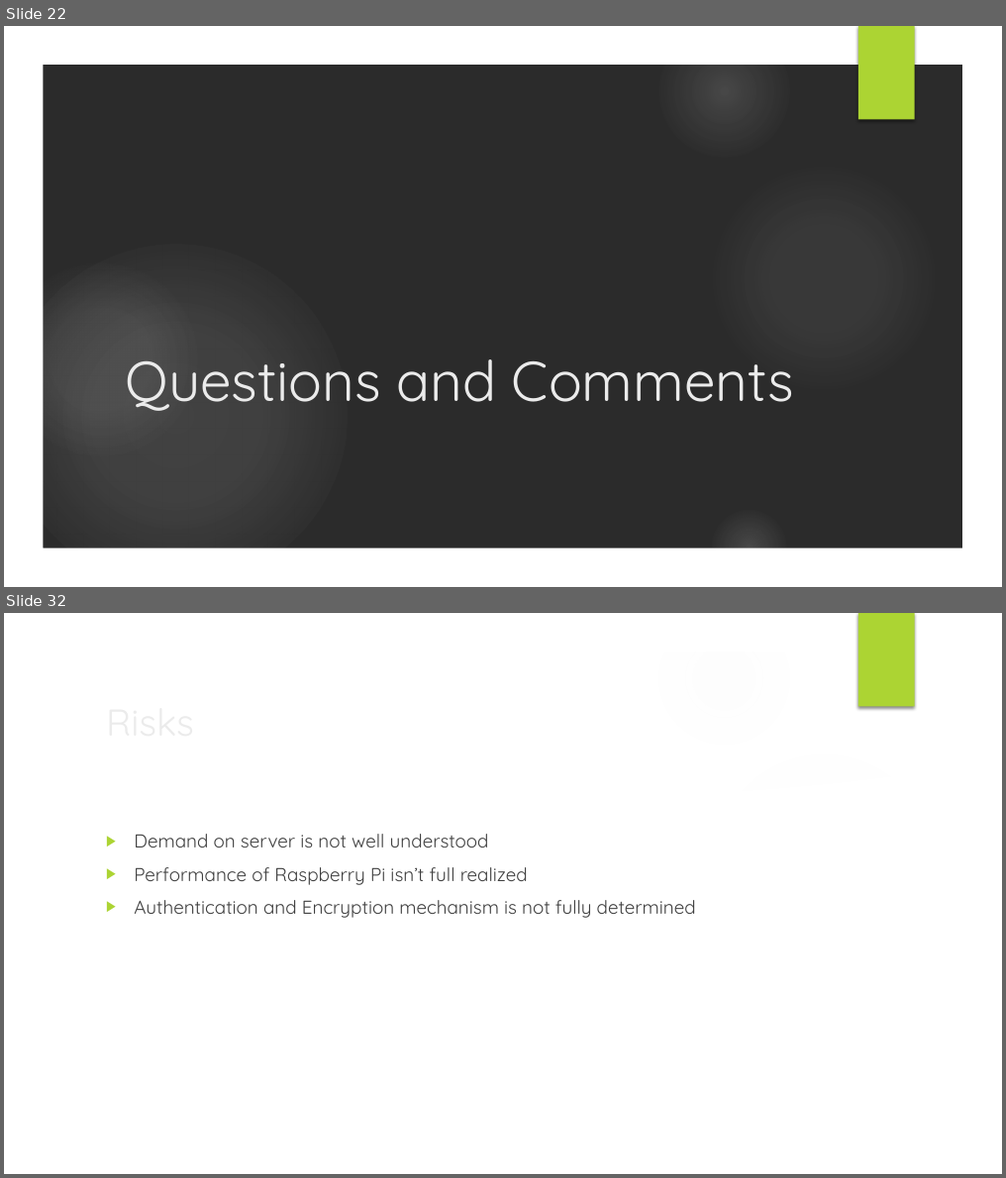
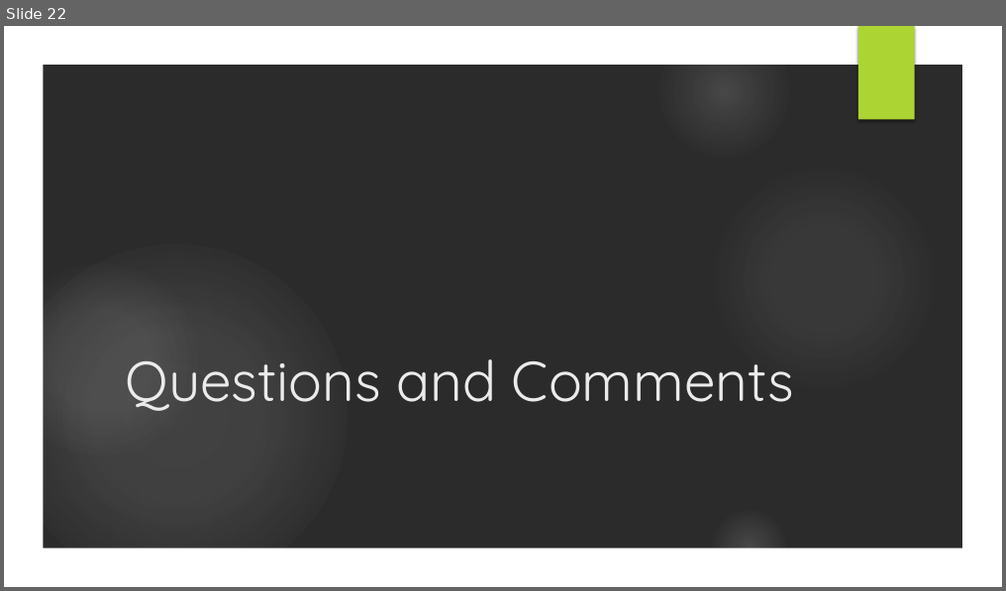
Before and after one commit to ttmarshall12/KSUMSE, a slide deck: Phase 2/Phase 2 Presentation.pptx. Shown one above the other, each under a label of ours: slides 22 and 32 before the commit, slide 22 after it; the slides between them are not shown. The pictures are 1006x1178 and 1006x591 pixels, drawn with LibreOffice and Linux fonts; fonts in the diff are those of the drawing; background and template pictures are left out; a plain dark background stands for a picture behind light text. Boxes give left, top, right and bottom in pixels: in the first picture for what was removed or moved away, otherwise in the second. Text is boxed around its words. In the diff, an @@ line names an element or a change of style, - is before the commit and + after.

```diff
--- a/Phase 2/Phase 2 Presentation.pptx
+++ b/Phase 2/Phase 2 Presentation.pptx
@@ slide 32 removed at (4,613,1002,1174), background picture (left out); not listed: 7 template elements that a slide beside it also shows @@
@@ title removed at (98,692,816,750) @@
-Risks
@@ freeform shape removed at (698,738,971,819) @@
@@ freeform shape removed at (42,765,964,1137) @@
@@ text removed at (134,834,696,918) @@
-▶ Demand on server is not well understood
-▶ Performance of Raspberry Pi isn’t full realized
-▶ Authentication and Encryption mechanism is not fully determined
```
Also in this commit, not shown: 1 slide added, 12 other slides removed, 2 other files.
